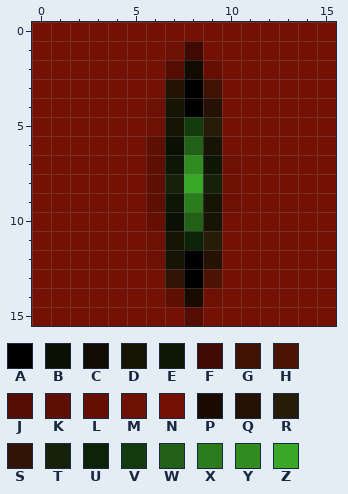
Pixel-art sprite -- factions/emprank6.png. Above: the version before the commit.
The file is 16x16 pixels. Colours within 5 levels of each other are drawn and written as one.
Palette (. is transparent): A #000000  B #0c1004  C #120b02  D #151405  E #0e1605  F #400902  G #401204  H #4b1304  J #550c03  K #5f0e03  L #650f03  M #6e1004  N #741104  P #1a0b02  Q #261204  R #261c07  S #311405  T #152108  U #0c2308  V #143b0e  W #216016  X #2a7c1d  Y #308c21  Z #3aa827
After:
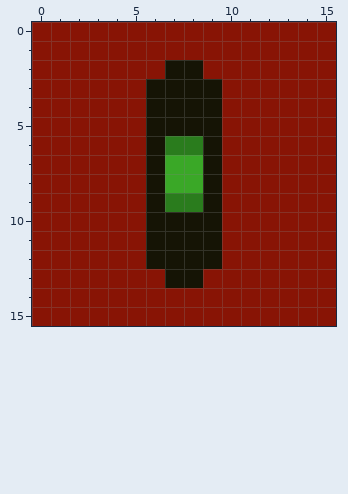
Diff:
{"colour":"N","old":"#741104","new":"#881405"}
{"y":1,"x":7,"old":"MF","new":"NN"}
{"y":2,"x":7,"old":"JCL","new":"DDN"}
{"y":3,"x":6,"old":"NQAG","new":"DDDD"}
{"y":4,"x":6,"old":"M","new":"D"}
{"y":4,"x":8,"old":"AQ","new":"DD"}
{"y":5,"x":6,"old":"M","new":"D"}
{"y":5,"x":8,"old":"VR","new":"DD"}
{"y":6,"x":6,"old":"KBW","new":"DXX"}
{"y":7,"x":6,"old":"KEYEM","new":"DZZDN"}
{"y":8,"x":6,"old":"KT","new":"DZ"}
{"y":8,"x":9,"old":"TM","new":"DN"}
{"y":9,"x":6,"old":"KE","new":"DX"}
{"y":9,"x":10,"old":"M","new":"N"}
{"y":10,"x":6,"old":"LBW","new":"DDD"}
{"y":11,"x":6,"old":"M","new":"D"}
{"y":11,"x":8,"old":"UR","new":"DD"}
{"y":12,"x":6,"old":"M","new":"D"}
{"y":12,"x":8,"old":"AQ","new":"DD"}
{"y":13,"x":7,"old":"SAH","new":"DDN"}
{"y":14,"x":7,"old":"KPM","new":"NNN"}
{"y":15,"x":8,"old":"J","new":"N"}
{"label":"changed","picture_box":[32,22,336,326]}
